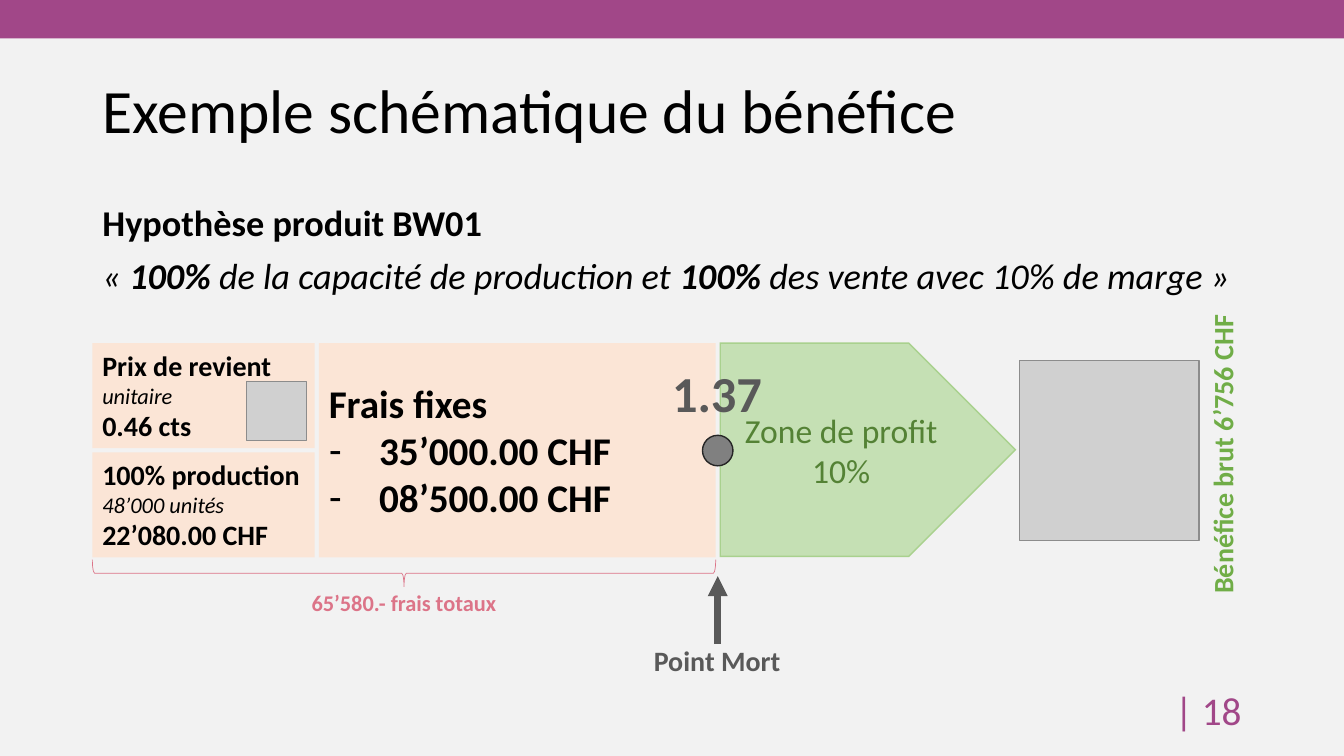
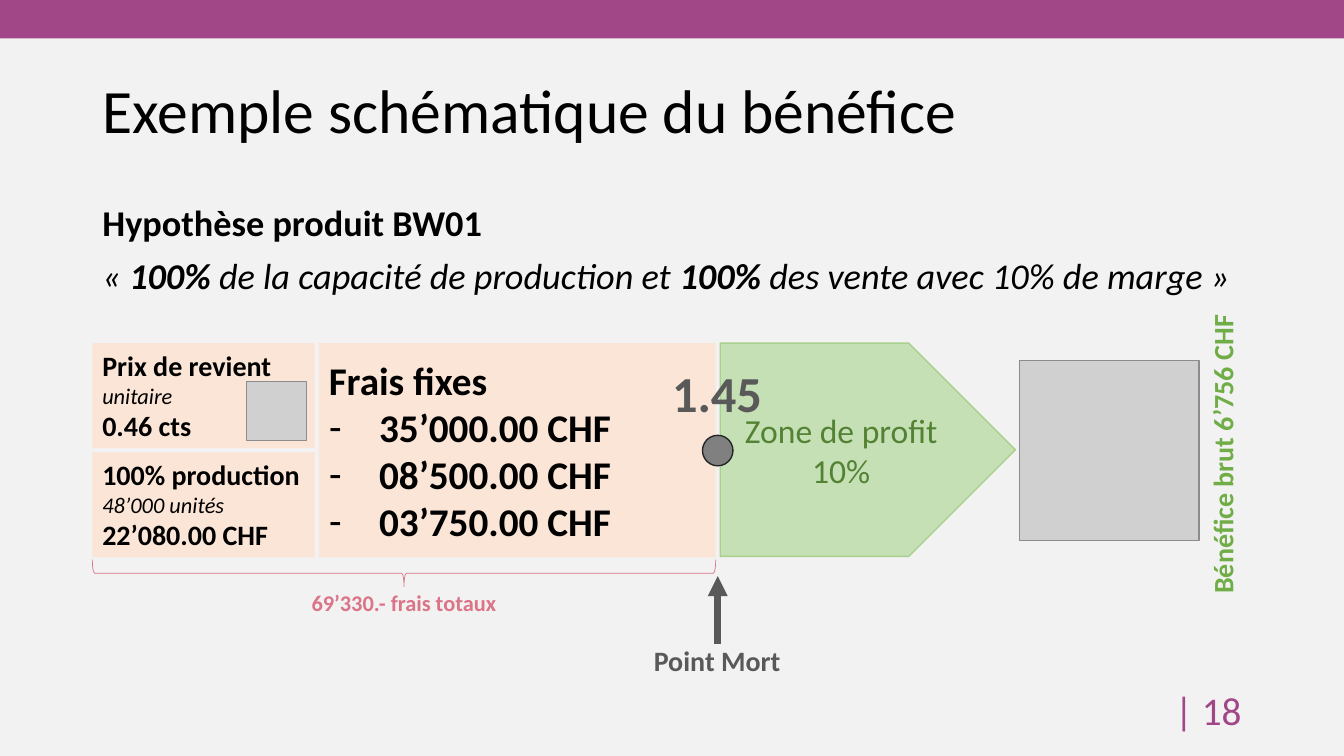
Before and after one commit to HEG-Arc/odoosim, a slide deck: slide 19 of BreweryAndCo.pptx. Drawn at 1344x756 pixels with LibreOffice and Linux fonts; fonts in the diff are those of the drawing; grey boxes stand for pictures; background and template pictures are left out. Boxes give left, top, right and bottom in pixels: in the first picture for what was removed or moved away, otherwise in the second. Text is boxed around its words. In the diff, an @@ line names an element or a change of style, - is before the commit and + after.

```diff
--- a/BreweryAndCo.pptx
+++ b/BreweryAndCo.pptx
@@ text at [672, 371, 762, 424]: text changed @@
-1.37
+1.45
@@ text in rectangle at [379, 507, 610, 537]: paragraph added @@
+– 03’750.00 CHF
@@ text at [312, 595, 496, 611]: text changed @@
-65’580.- frais totaux
+69’330.- frais totaux
```
Also in this commit, not shown: 4 other slides changed, 20 other files.
